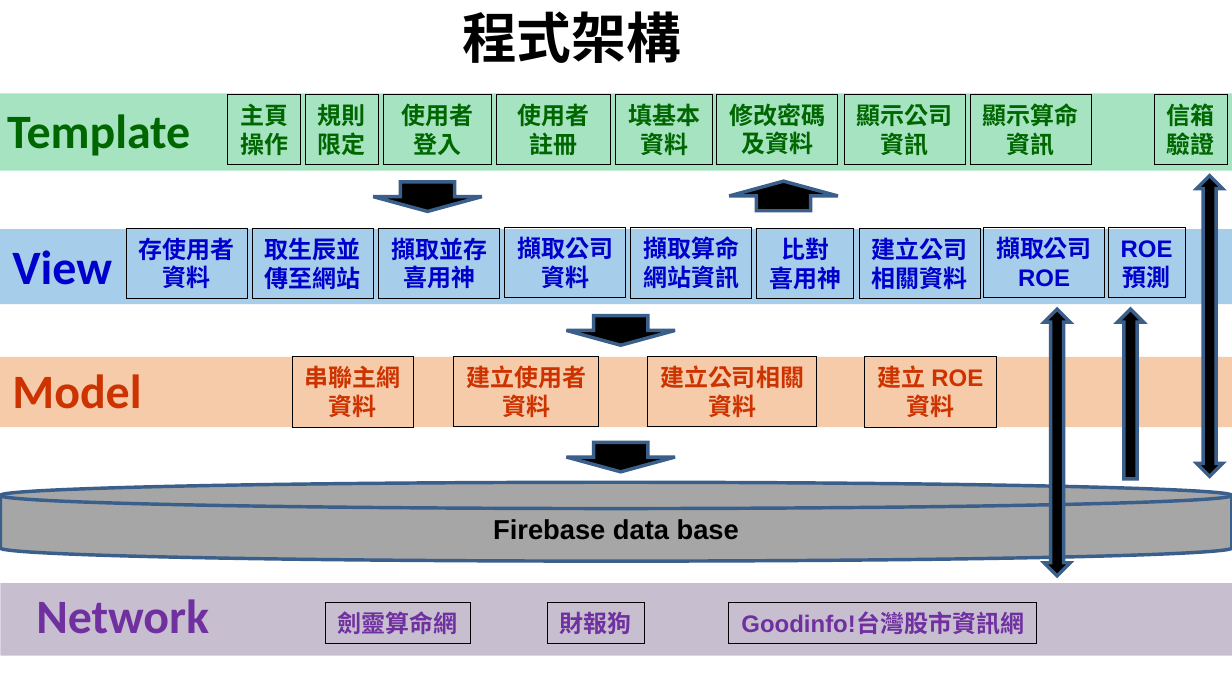
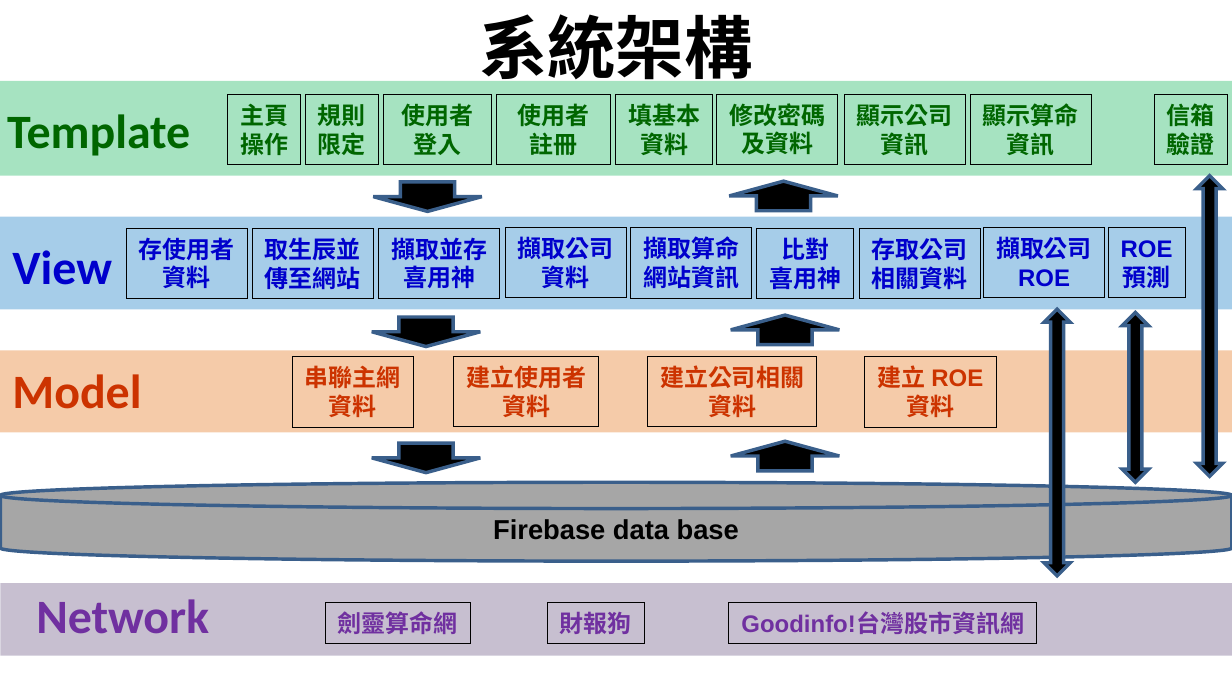
Before and after one commit to PoChiaoLin/nativityAnalysis, a slide deck: slide 4 of 套版 墨竹.pptx (slide 3 before the commit). Drawn at 1232x693 pixels with LibreOffice and Linux fonts; fonts in the diff are those of the drawing; background and template pictures are left out. Boxes give left, top, right and bottom in pixels: in the first picture for what was removed or moved away, otherwise in the second. Text is boxed around its words. In the diff, an @@ line names an element or a change of style, - is before the commit and + after.

```diff
--- a/套版 墨竹.pptx
+++ b/套版 墨竹.pptx
@@ text "系統架構" at (479,3,753,81): vertical alignment top to middle @@
@@ text at (479,3,753,81): text changed; size 32 to 40 pt @@
-程式架構
+系統架構
@@ rectangle: place and size @@
-rectangle at (0,94,1232,171)
+rectangle at (0,81,1232,176)
@@ rectangle: place and size @@
-rectangle at (0,229,1232,304)
+rectangle at (0,217,1232,309)
@@ text in rectangle at (872,237,968,260): text changed @@
-建立公司
+存取公司
@@ right arrow: place and size @@
-right arrow at (567,315,675,345)
+right arrow at (372,317,480,346)
@@ right arrow added at (731,315,839,345), fill #000000, outline #3A5F8C 2 pt @@
@@ up down arrow: place and size @@
-up down arrow at (1117,309,1143,479)
+up down arrow at (1122,313,1148,483)
@@ up down arrow at (1122,313,1148,483): up arrow to up down arrow @@
@@ rectangle: place and size @@
-rectangle at (0,357,1232,428)
+rectangle at (0,350,1232,432)
@@ right arrow: place and size @@
-right arrow at (567,442,675,472)
+right arrow at (372,444,480,473)
@@ right arrow added at (731,441,839,471), fill #000000, outline #3A5F8C 2 pt @@
```
Also in this commit, not shown: 1 other slide changed, 10 slides added, 3 slides removed, 6 other files.
